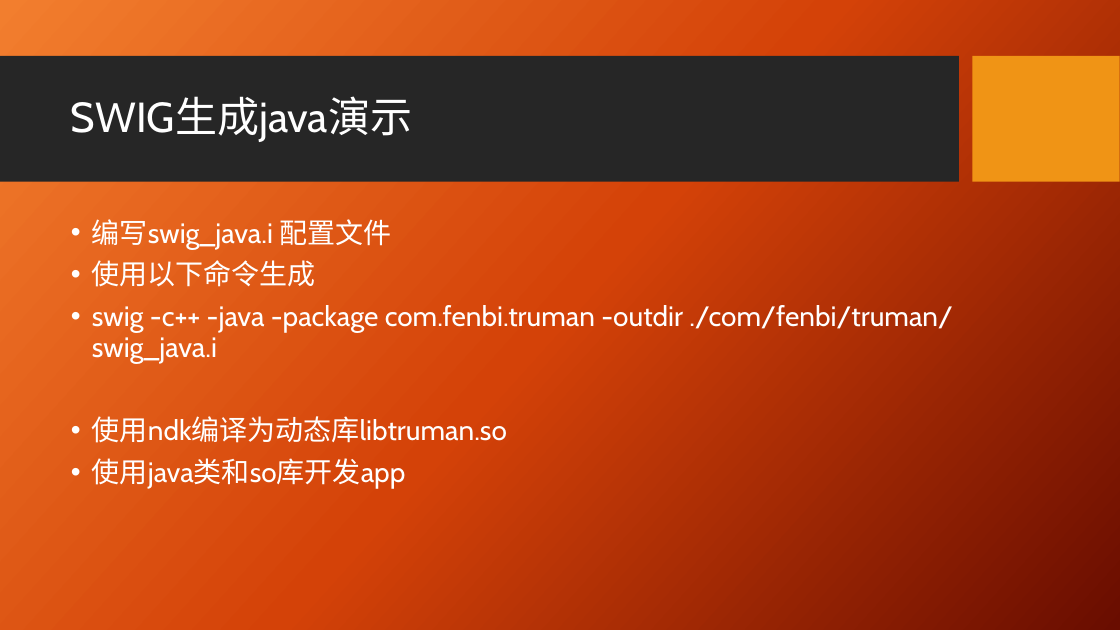
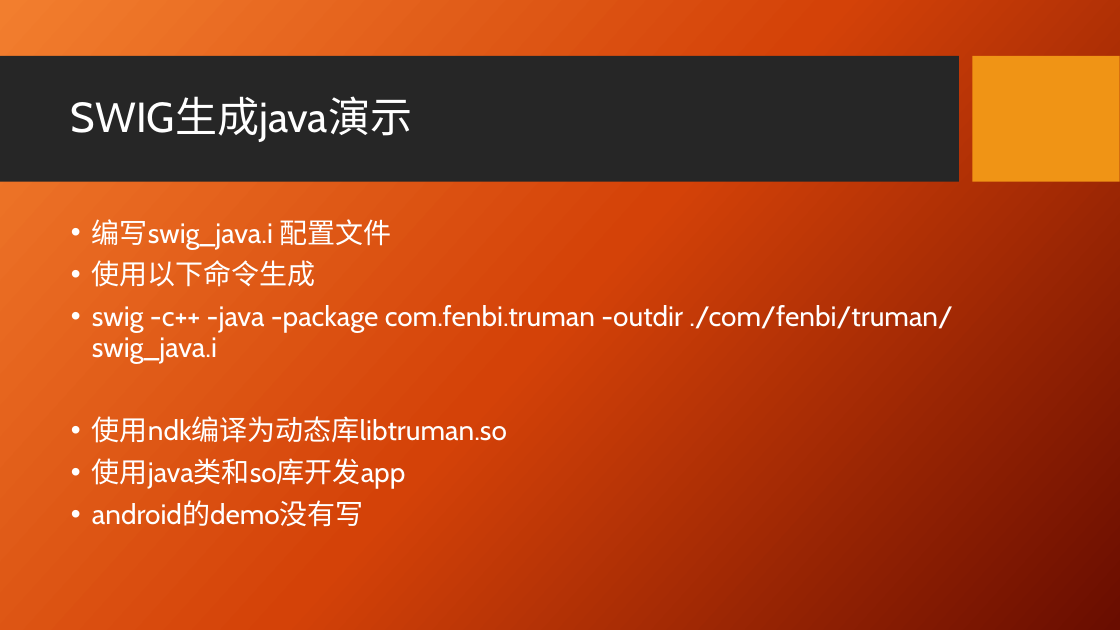
Before and after one commit to zhangpengyf/swig-demo, a slide deck: slide 8 of swig技术分享.pptx. Drawn at 1120x630 pixels with LibreOffice and Linux fonts; fonts in the diff are those of the drawing; background and template pictures are left out. Boxes give left, top, right and bottom in pixels: in the first picture for what was removed or moved away, otherwise in the second. Text is boxed around its words. In the diff, an @@ line names an element or a change of style, - is before the commit and + after.

```diff
--- a/swig技术分享.pptx
+++ b/swig技术分享.pptx
@@ text at [92,501,364,527]: paragraph added @@
+• android的demo没有写
```
Also in this commit, not shown: 1 other slide changed, 2 slides added, 30 other files.
